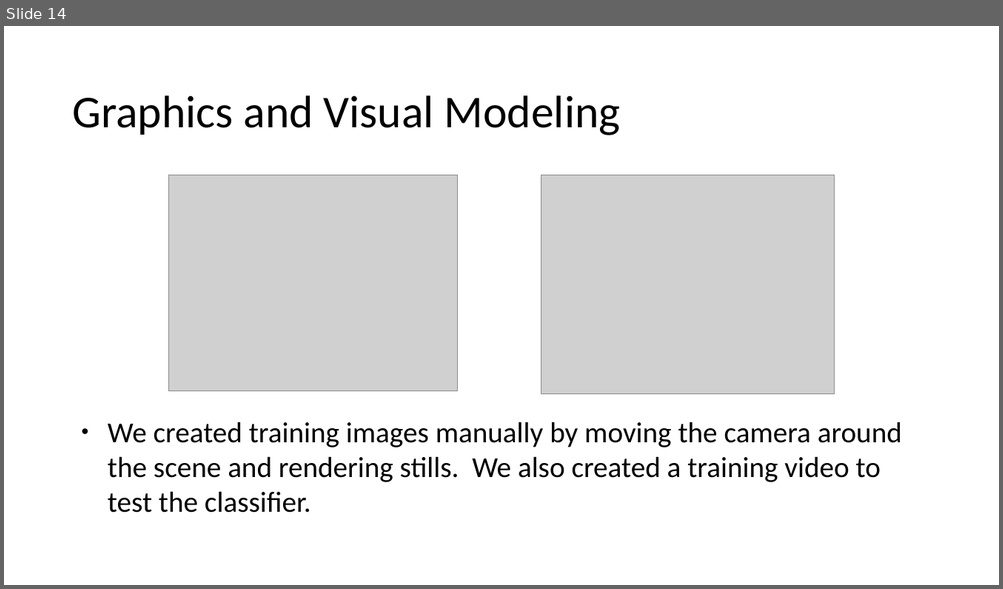
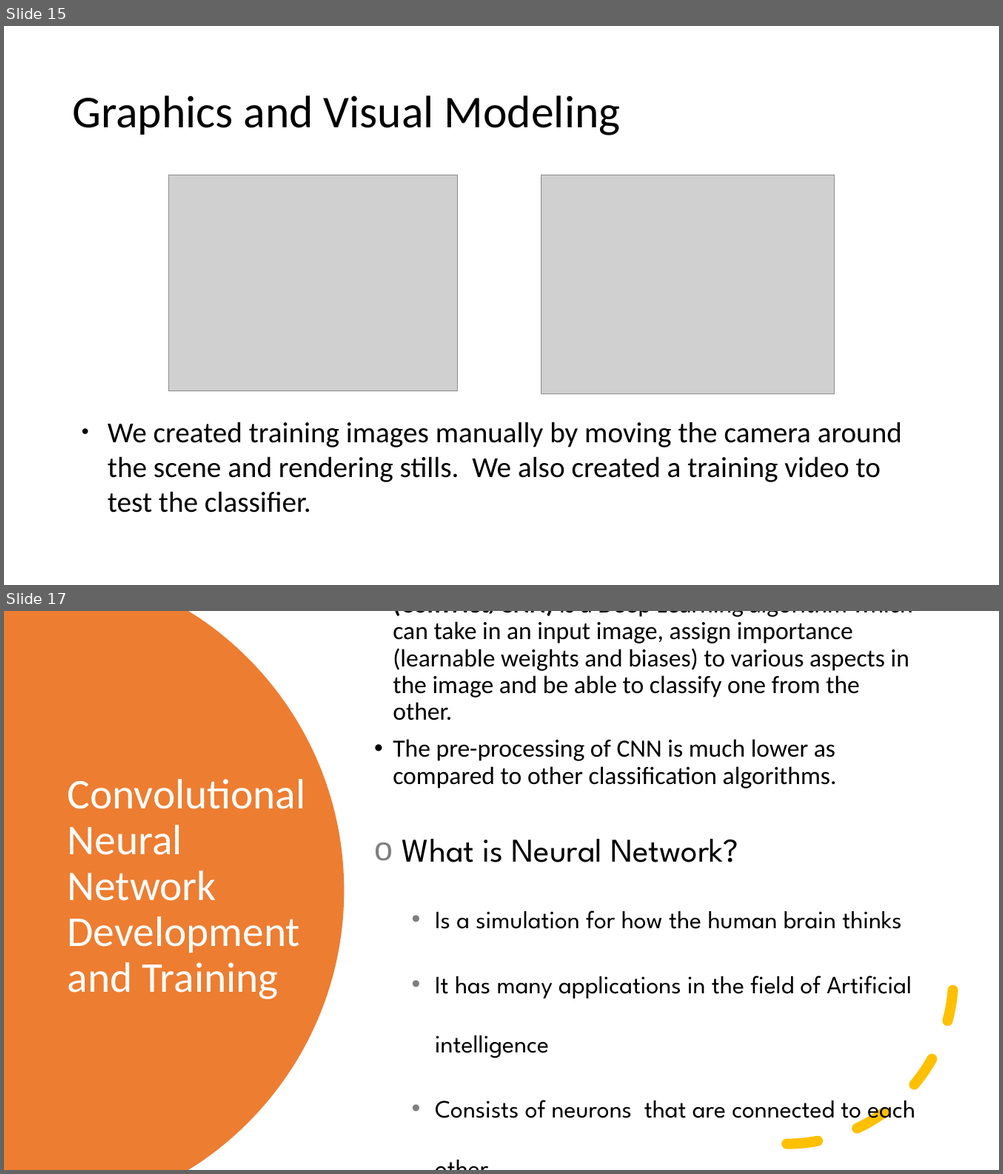
Before and after one commit to brb591/bumper-cars, a slide deck: Final-Presentation.pptx. Shown one above the other, each under a label of ours: slide 14 before the commit, slides 15 and 17 after it; the slides between them are not shown. The pictures are 1003x589 and 1003x1174 pixels, drawn with LibreOffice and Linux fonts; fonts in the diff are those of the drawing; grey boxes stand for pictures. Boxes give left, top, right and bottom in pixels: in the first picture for what was removed or moved away, otherwise in the second. Text is boxed around its words. In the diff, an @@ line names an element or a change of style, - is before the commit and + after.

```diff
--- a/Final-Presentation.pptx
+++ b/Final-Presentation.pptx
@@ slide 17 added at [4,611,999,1170], background #FFFFFF @@
@@ freeform shape added at [4,611,344,1170], fill #ED7D31 @@
@@ text added at [392,611,915,1125], 24 pt, text #000000 @@
+• (ConvNet/CNN) is a Deep Learning algorithm which can take in an input image, assign importance (learnable weights and biases) to various aspects in the image and be able to classify one from the other.
+• The pre-processing of CNN is much lower as compared to other classification algorithms.
+o What is Neural Network?
+  • Is a simulation for how the human brain thinks
+  • It has many applications in the field of Artificial intelligence
+  • Consists of neurons that are connected to each other
@@ text added at [68,779,306,999], 41 pt, text #FFFFFF @@
+Convolutional Neural Network Development and Training
@@ arc (boxed as its full ellipse) added at [620,811,952,1144], outline #FFC000 10.01 pt @@
@@ what was slide 14 is now slide 15 @@
```
Also in this commit, not shown: 2 slides changed, 8 other slides added, 1 slide removed.
